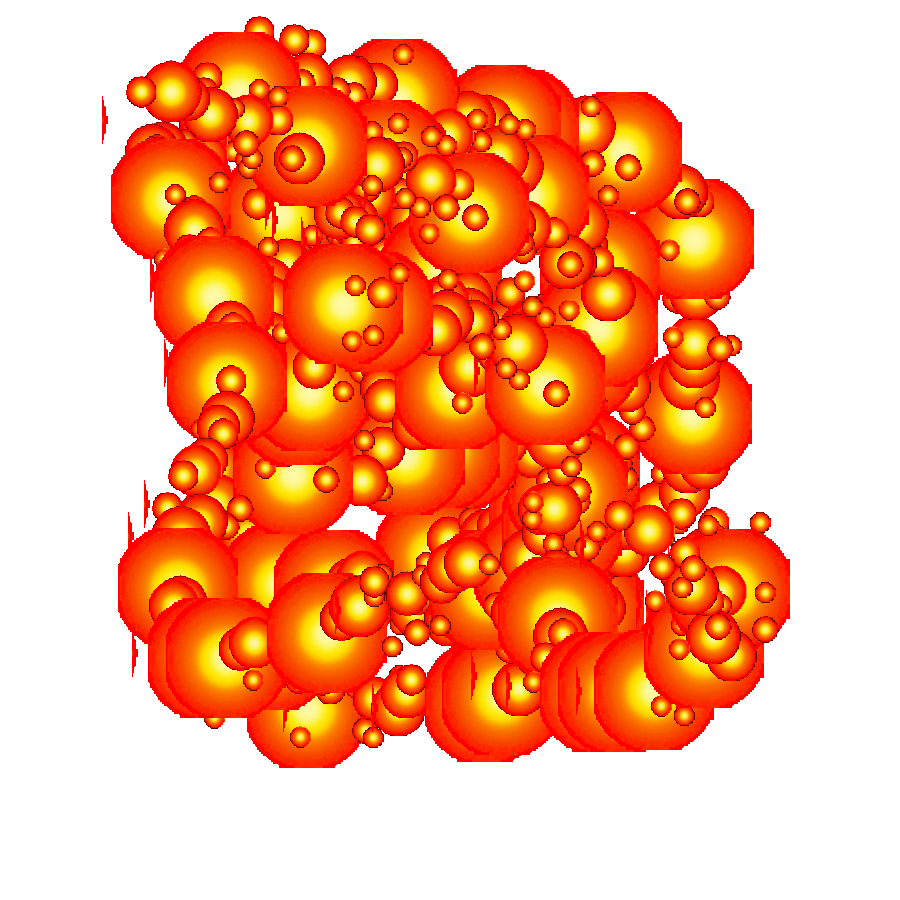
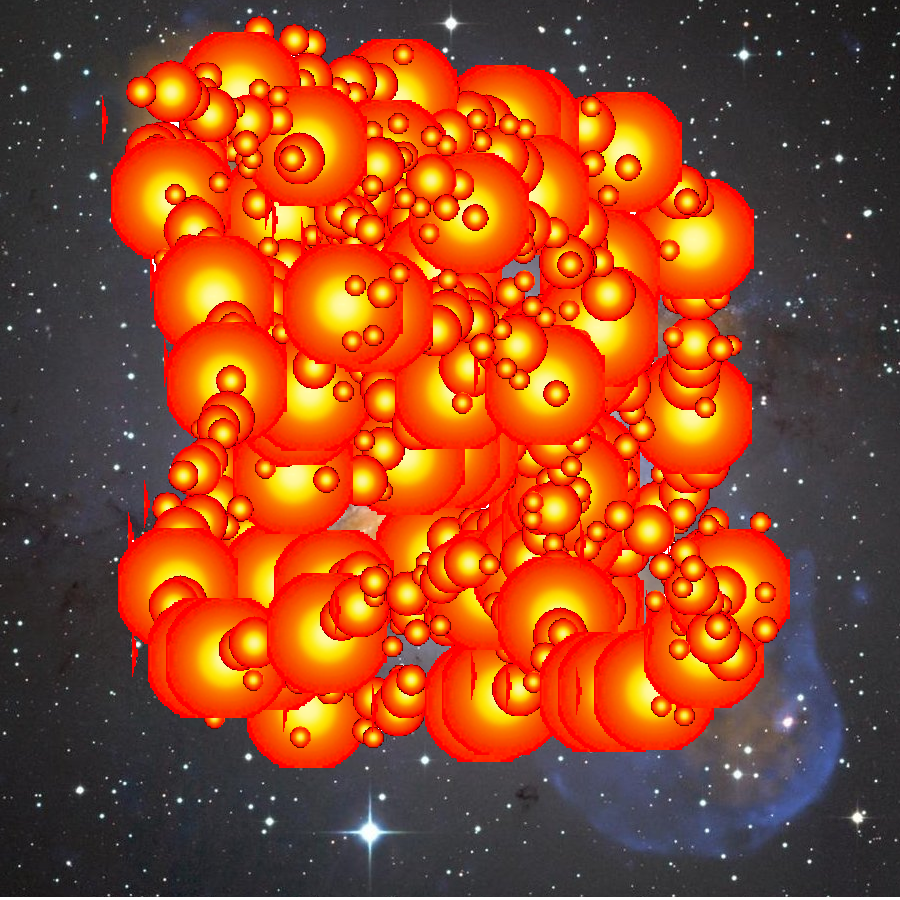
Layered file, before and after one edit (900x900). Changes by layer:
added layer "dead ship background.png" over bbox(0, 0, 900, 897)
